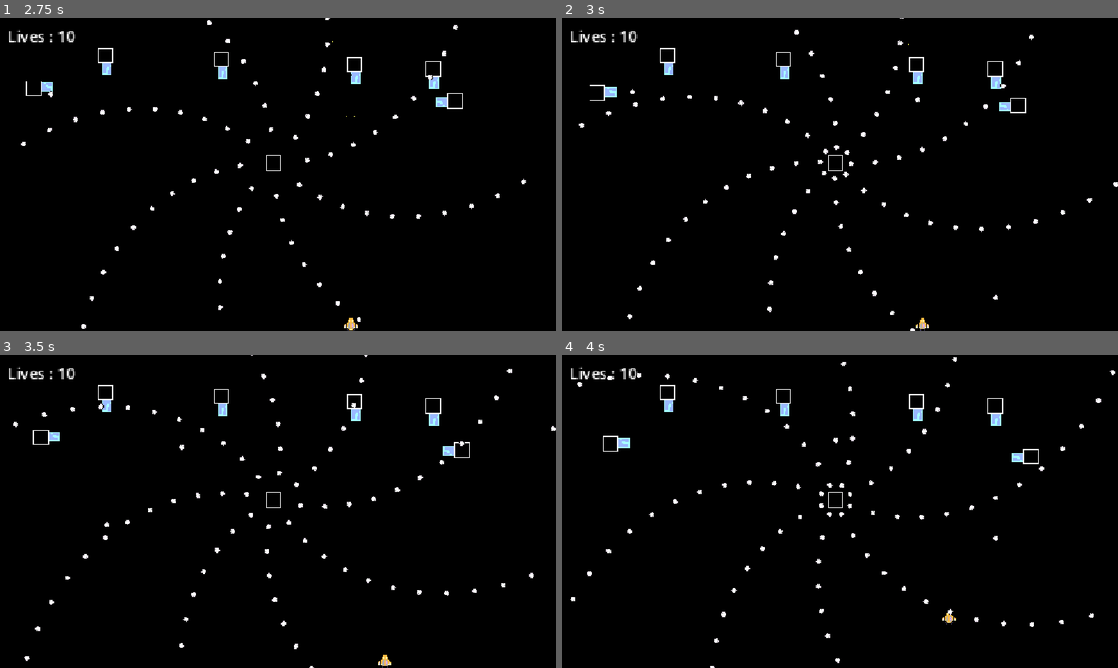
Above: before the commit, frames 1-4 (two rows, left to right).
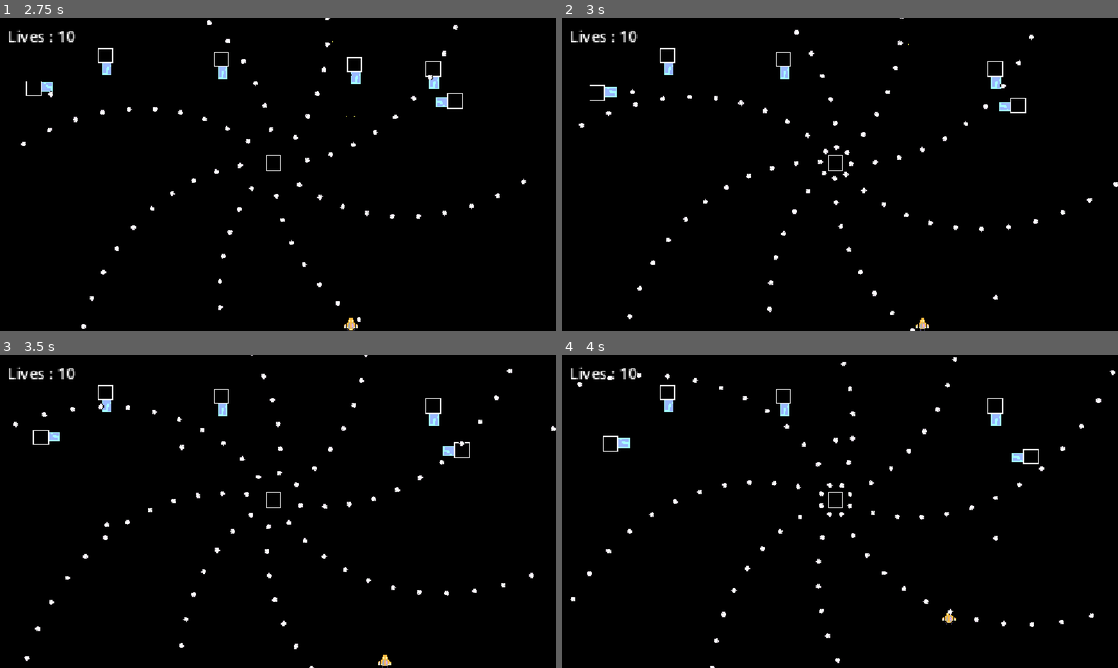
Above: after the commit, the same moments.

Repository: Draftier/Geometric-Invasion-CSS-497
Game: Godot game, scene res://scenes/UI/main_menu.tscn
The game is run twice, just before and just after one commit, with the same random seed, the same clock (stepped at 60 frames per second) and the same inputs.
Inputs:
- Up to frame 1 (2.75 s): click "Singleplayer" at 0.5 s; hold Right (right) 1.28-2.03 s; hold Z (shoot) 1.28-2.03 s; hold Down (down) from 2.03 s (still down); tap Z (shoot) at 2.1 s
- Up to frame 2 (3 s): release Down (down) at 2.78 s; hold Right (right) from 2.78 s (still down); hold Shift (slow) from 2.78 s (still down)
- Up to frame 3 (3.5 s): keep holding Right (right); keep holding Shift (slow); tap Z (shoot) at 3.05 s
- Up to frame 4 (4 s): release Right (right) at 3.53 s; release Shift (slow) at 3.53 s; hold Up (up) from 3.53 s (still down); tap Z (shoot) at 3.6 s

Frame 1 is identical in both runs. In frame 2, 0.1% of the frame differs, in the area x 62-66%, y 12-27%; in frame 3, 0.1%; in frame 4, 0.1%.

Commit message:
Changed collison layers in project settings to have hurtbox and hitbox layers. Changed take damage calls to include damage. Made it so that monitoring and monitorable are set to true/false depending on status in pool to improve performance. Made bullets Node2D's since the only area2d collision detection needed is now hurtbox and hitbox

Diff:
--- a/geometric-invasion/project.godot
+++ b/geometric-invasion/project.godot
@@ -61,12 +61,13 @@
 
 [layer_names]
 
-2d_physics/layer_1="player"
-2d_physics/layer_2="enemies"
-2d_physics/layer_3="player_bullets"
-2d_physics/layer_4="background"
-2d_physics/layer_5="borders"
-2d_physics/layer_6="enemy_bullets"
+2d_physics/layer_1="player_hitbox"
+2d_physics/layer_2="player_hurtbox"
+2d_physics/layer_3="enemy_hitbox"
+2d_physics/layer_4="enemy_hurtbox"
+2d_physics/layer_5="background"
+2d_physics/layer_6="borders"
+2d_physics/layer_7="player_box"
 
 [physics]
 
--- /dev/null
+++ b/geometric-invasion/resources/abilities/laser.tres
@@ -0,0 +1,9 @@
+[gd_resource type="Resource" script_class="Ability_Resource" format=3 uid="uid://dcvn0xsql2of5"]
+
+[ext_resource type="Script" uid="uid://dnq5eqlemi7n0" path="res://scripts/ability/ability_resource_data.gd" id="1_g52c8"]
+
+[resource]
+script = ExtResource("1_g52c8")
+ability_name = "laser"
+active_time = 5.0
+metadata/_custom_type_script = "uid://dnq5eqlemi7n0"
--- a/geometric-invasion/scenes/Ability/ability_base.tscn
+++ b/geometric-invasion/scenes/Ability/ability_base.tscn
@@ -1,8 +1,16 @@
 [gd_scene format=3 uid="uid://wccxcd2hq02v"]
 
+[ext_resource type="Script" uid="uid://brikicp42amp6" path="res://scripts/ability/ability_base.gd" id="1_i1pgg"]
+[ext_resource type="Script" uid="uid://dhan5ja6q4fjx" path="res://scripts/hurt_and_hit_box/hitbox.gd" id="1_o4hci"]
+
 [node name="ability_base" type="Area2D" unique_id=579209498]
-
-[node name="CollisionShape2D" type="CollisionShape2D" parent="." unique_id=399183369]
-position = Vector2(0, -68.5)
+script = ExtResource("1_i1pgg")
 
 [node name="Sprite2D" type="Sprite2D" parent="." unique_id=1089709479]
+
+[node name="Hitbox" type="Area2D" parent="Sprite2D" unique_id=1499273841]
+script = ExtResource("1_o4hci")
+metadata/_custom_type_script = "uid://dhan5ja6q4fjx"
+
+[node name="CollisionShape2D" type="CollisionShape2D" parent="Sprite2D/Hitbox" unique_id=399183369]
+position = Vector2(0, -68.5)
--- a/geometric-invasion/scenes/Enemy/enemy.tscn
+++ b/geometric-invasion/scenes/Enemy/enemy.tscn
@@ -5,6 +5,7 @@
 [ext_resource type="Shader" uid="uid://cqv7cjdn8x0b5" path="res://shaders/flash.tres" id="2_4ra3w"]
 [ext_resource type="Texture2D" uid="uid://du835wqb2j21b" path="res://assets/sprites/bitmap.png" id="4_5uy6h"]
 [ext_resource type="Script" uid="uid://12171bvbqp8w" path="res://scripts/hurt_and_hit_box/hurtbox.gd" id="4_grfqg"]
+[ext_resource type="Script" uid="uid://dhan5ja6q4fjx" path="res://scripts/hurt_and_hit_box/hitbox.gd" id="5_eacat"]
 
 [sub_resource type="ShaderMaterial" id="ShaderMaterial_iywne"]
 resource_local_to_scene = true
@@ -15,7 +16,7 @@
 [sub_resource type="RectangleShape2D" id="RectangleShape2D_8tegq"]
 size = Vector2(14, 14)
 
-[node name="Enemy" type="Area2D" unique_id=1407150366 groups=["enemy"]]
+[node name="Enemy" type="Node2D" unique_id=682992089 groups=["enemy"]]
 position = Vector2(507, 227)
 script = ExtResource("1_5uy6h")
 speed = 100
@@ -27,12 +28,23 @@
 texture = ExtResource("1_7p1mj")
 
 [node name="Hurtbox" type="Area2D" parent="Sprite2D" unique_id=725762865]
-collision_layer = 2
-collision_mask = 5
+collision_layer = 8
+monitorable = false
 script = ExtResource("4_grfqg")
 metadata/_custom_type_script = "uid://12171bvbqp8w"
 
 [node name="CollisionShape2D" type="CollisionShape2D" parent="Sprite2D/Hurtbox" unique_id=1199752919]
+shape = SubResource("RectangleShape2D_8tegq")
+
+[node name="Hitbox" type="Area2D" parent="Sprite2D" unique_id=1414706671]
+collision_layer = 4
+collision_mask = 0
+monitoring = false
+script = ExtResource("5_eacat")
+damage = 1
+metadata/_custom_type_script = "uid://dhan5ja6q4fjx"
+
+[node name="CollisionShape2D" type="CollisionShape2D" parent="Sprite2D/Hitbox" unique_id=667564901]
 shape = SubResource("RectangleShape2D_8tegq")
 
 [node name="PointLight2D" type="PointLight2D" parent="." unique_id=305277508]
--- a/geometric-invasion/scenes/Enemy/obstacle_bullet_base.tscn
+++ b/geometric-invasion/scenes/Enemy/obstacle_bullet_base.tscn
@@ -3,27 +3,38 @@
 [ext_resource type="Script" uid="uid://b83hpbe227thj" path="res://scripts/bullet/bullet.gd" id="1_vgagr"]
 [ext_resource type="Texture2D" uid="uid://blwmetdipeqh6" path="res://assets/sprites/bullet_2.png" id="2_caht2"]
 [ext_resource type="Script" uid="uid://dhan5ja6q4fjx" path="res://scripts/hurt_and_hit_box/hitbox.gd" id="3_q52o3"]
+[ext_resource type="Script" uid="uid://12171bvbqp8w" path="res://scripts/hurt_and_hit_box/hurtbox.gd" id="4_be6pq"]
 
 [sub_resource type="CircleShape2D" id="CircleShape2D_v4deb"]
 radius = 6.0
 
-[node name="obstacle_bullet_base" type="Area2D" unique_id=2052516261]
+[node name="obstacle_bullet_base" type="Node2D" unique_id=963541856]
 scale = Vector2(0.5, 0.5)
-collision_layer = 4
 script = ExtResource("1_vgagr")
 
 [node name="Sprite2D" type="Sprite2D" parent="." unique_id=905764174]
 texture = ExtResource("2_caht2")
 
 [node name="Hitbox" type="Area2D" parent="Sprite2D" unique_id=280840225]
-collision_layer = 32
+collision_layer = 4
+collision_mask = 0
+monitoring = false
 script = ExtResource("3_q52o3")
+damage = 1
 metadata/_custom_type_script = "uid://dhan5ja6q4fjx"
 
 [node name="CollisionShape2D" type="CollisionShape2D" parent="Sprite2D/Hitbox" unique_id=1786711591]
 shape = SubResource("CircleShape2D_v4deb")
 
+[node name="Hurtbox" type="Area2D" parent="Sprite2D" unique_id=1620675658]
+collision_layer = 8
+monitorable = false
+script = ExtResource("4_be6pq")
+metadata/_custom_type_script = "uid://12171bvbqp8w"
+
+[node name="CollisionShape2D" type="CollisionShape2D" parent="Sprite2D/Hurtbox" unique_id=1149197893]
+shape = SubResource("CircleShape2D_v4deb")
+
 [node name="VisibleOnScreenNotifier2D" type="VisibleOnScreenNotifier2D" parent="." unique_id=1619883727]
 
-[connection signal="area_entered" from="." to="." method="_on_area_entered"]
 [connection signal="screen_exited" from="VisibleOnScreenNotifier2D" to="." method="_on_visible_on_screen_notifier_2d_screen_exited"]
--- a/geometric-invasion/scenes/Player/player.tscn
+++ b/geometric-invasion/scenes/Player/player.tscn
@@ -2,14 +2,14 @@
 
 [ext_resource type="Texture2D" uid="uid://da74rc5288inq" path="res://assets/sprites/player.png" id="1_3vyb7"]
 [ext_resource type="Script" uid="uid://ciep42dbk0hr" path="res://scripts/player/player.gd" id="1_g2els"]
-[ext_resource type="Script" uid="uid://dviw3iwulqtp" path="res://scripts/player/player_class.gd" id="2_dqkch"]
+[ext_resource type="Resource" uid="uid://domh45urchay3" path="res://resources/player/destroyer.tres" id="2_a06cl"]
 [ext_resource type="Shader" uid="uid://ccvumau4xgwhx" path="res://shaders/flicker.gdshader" id="4_tuyoq"]
 [ext_resource type="Script" uid="uid://12171bvbqp8w" path="res://scripts/hurt_and_hit_box/hurtbox.gd" id="6_hvfru"]
 [ext_resource type="Texture2D" uid="uid://rjf6qb8ty32e" path="res://assets/sprites/eplosion_1.png" id="6_tuyoq"]
+[ext_resource type="Script" uid="uid://dhan5ja6q4fjx" path="res://scripts/hurt_and_hit_box/hitbox.gd" id="7_dl1wr"]
 
-[sub_resource type="Resource" id="Resource_qhqgy"]
-script = ExtResource("2_dqkch")
-metadata/_custom_type_script = "uid://dviw3iwulqtp"
+[sub_resource type="CircleShape2D" id="CircleShape2D_a06cl"]
+radius = 9.0
 
 [sub_resource type="NoiseTexture2D" id="NoiseTexture2D_g2els"]
 
@@ -73,6 +73,9 @@
 "speed": 7.0
 }]
 
+[sub_resource type="CircleShape2D" id="CircleShape2D_u8vuu"]
+radius = 4.0
+
 [sub_resource type="Animation" id="Animation_tuyoq"]
 length = 0.001
 tracks/0/type = "value"
@@ -110,17 +113,15 @@
 &"flash": SubResource("Animation_fjrip")
 }
 
-[sub_resource type="CircleShape2D" id="CircleShape2D_1tcrw"]
-radius = 9.0
-
-[sub_resource type="CircleShape2D" id="CircleShape2D_u8vuu"]
-radius = 4.0
-
 [node name="Player" type="CharacterBody2D" unique_id=1651887187]
-collision_mask = 16
+collision_layer = 64
+collision_mask = 32
 motion_mode = 1
 script = ExtResource("1_g2els")
-player_class = SubResource("Resource_qhqgy")
+player_class = ExtResource("2_a06cl")
+
+[node name="CollisionShape2D" type="CollisionShape2D" parent="." unique_id=1493186045]
+shape = SubResource("CircleShape2D_a06cl")
 
 [node name="Camera2D" type="Camera2D" parent="." unique_id=1316585369]
 zoom = Vector2(2, 2)
@@ -140,13 +141,29 @@
 material = SubResource("ShaderMaterial_fjrip")
 sprite_frames = SubResource("SpriteFrames_d8ny1")
 
+[node name="Hitbox" type="Area2D" parent="AnimatedSprite2D" unique_id=1759807793]
+collision_mask = 0
+monitoring = false
+script = ExtResource("7_dl1wr")
+metadata/_custom_type_script = "uid://dhan5ja6q4fjx"
+
+[node name="CollisionShape2D" type="CollisionShape2D" parent="AnimatedSprite2D/Hitbox" unique_id=444658364]
+shape = SubResource("CircleShape2D_u8vuu")
+
+[node name="Hurtbox" type="Area2D" parent="AnimatedSprite2D" unique_id=352799352]
+collision_layer = 2
+collision_mask = 4
+monitorable = false
+script = ExtResource("6_hvfru")
+metadata/_custom_type_script = "uid://12171bvbqp8w"
+
+[node name="CollisionShape2D" type="CollisionShape2D" parent="AnimatedSprite2D/Hurtbox" unique_id=37728273]
+shape = SubResource("CircleShape2D_u8vuu")
+
 [node name="AnimationPlayer" type="AnimationPlayer" parent="." unique_id=486387434 groups=["player"]]
 libraries/ = SubResource("AnimationLibrary_smehm")
 
 [node name="guns" type="Node2D" parent="." unique_id=1613688656]
-
-[node name="CollisionShape2D" type="CollisionShape2D" parent="." unique_id=1493186045]
-shape = SubResource("CircleShape2D_1tcrw")
 
 [node name="CanvasLayer" type="CanvasLayer" parent="." unique_id=2130673927]
 follow_viewport_enabled = true
@@ -157,12 +174,4 @@
 offset_right = -234.0
 offset_bottom = -131.0
 
-[node name="Hurtbox" type="Area2D" parent="." unique_id=352799352]
-collision_mask = 34
-script = ExtResource("6_hvfru")
-metadata/_custom_type_script = "uid://12171bvbqp8w"
-
-[node name="CollisionShape2D" type="CollisionShape2D" parent="Hurtbox" unique_id=37728273]
-shape = SubResource("CircleShape2D_u8vuu")
-
 [connection signal="timeout" from="InvulnerabilityTimer" to="." method="_on_invulnerability_timer_timeout"]
--- a/geometric-invasion/scenes/Player/player_bullet.tscn
+++ b/geometric-invasion/scenes/Player/player_bullet.tscn
@@ -9,7 +9,7 @@
 radius = 3.0
 height = 12.0
 
-[node name="Bullet" type="Area2D" unique_id=513227016]
+[node name="Bullet" type="Node2D" unique_id=1218242445]
 scale = Vector2(0.15, 0.15)
 script = ExtResource("1_46jqs")
 
@@ -17,11 +17,9 @@
 texture = ExtResource("1_4g3gs")
 
 [node name="Hitbox" type="Area2D" parent="Sprite2D" unique_id=1017809863]
-collision_layer = 4
-collision_mask = 2
+collision_mask = 0
+monitoring = false
 script = ExtResource("3_gynd6")
-col_layer = 3
-col_mask = 2
 metadata/_custom_type_script = "uid://dhan5ja6q4fjx"
 
 [node name="CollisionShape2D" type="CollisionShape2D" parent="Sprite2D/Hitbox" unique_id=583624272]
--- a/geometric-invasion/scenes/ShootPoint/ShootPoint.tscn
+++ b/geometric-invasion/scenes/ShootPoint/ShootPoint.tscn
@@ -1,7 +1,7 @@
 [gd_scene format=3 uid="uid://c6x6lwc5i2t0i"]
 
 [ext_resource type="Script" uid="uid://4ee0y7owecqv" path="res://scripts/ShootPoint/shoot_point.gd" id="1_p8ncb"]
-[ext_resource type="Resource" uid="uid://rrw2fycu0cb3" path="res://assets/resources/shoot_point/fast_shoot_point.tres" id="2_2ypsg"]
+[ext_resource type="Resource" uid="uid://rrw2fycu0cb3" path="res://resources/shoot_point/fast_shoot_point.tres" id="2_2ypsg"]
 
 [node name="ShootPoint" type="Node2D" unique_id=1529614615]
 script = ExtResource("1_p8ncb")
--- a/geometric-invasion/scenes/game.tscn
+++ b/geometric-invasion/scenes/game.tscn
@@ -6,6 +6,7 @@
 [ext_resource type="Texture2D" uid="uid://bvt77d3gapc08" path="res://assets/sprites/background_1.png" id="4_lbhrr"]
 [ext_resource type="PackedScene" uid="uid://bpouseiggfiit" path="res://scenes/Enemy/fixed_shoot_enemy.tscn" id="6_gee14"]
 [ext_resource type="PackedScene" uid="uid://u1mg53l5kgsv" path="res://scenes/Player/player_default_shooting_style.tscn" id="6_u5sy4"]
+[ext_resource type="Script" uid="uid://dviw3iwulqtp" path="res://scripts/player/player_class.gd" id="7_gee14"]
 [ext_resource type="PackedScene" uid="uid://cu4vxxsdf4l7r" path="res://scenes/Enemy/rotater_shoot_enemy.tscn" id="8_gee14"]
 
 [sub_resource type="TileSetAtlasSource" id="TileSetAtlasSource_iywne"]
@@ -26,6 +27,10 @@
 [sub_resource type="RectangleShape2D" id="RectangleShape2D_iywne"]
 size = Vector2(20, 618)
 
+[sub_resource type="Resource" id="Resource_qhqgy"]
+script = ExtResource("7_gee14")
+metadata/_custom_type_script = "uid://dviw3iwulqtp"
+
 [node name="Game" type="Node2D" unique_id=1466998741]
 metadata/_edit_vertical_guides_ = [-289.0, 239.0]
 metadata/_edit_horizontal_guides_ = [-162.0, 163.0]
@@ -40,6 +45,7 @@
 [node name="Background" type="TileMapLayer" parent="." unique_id=1758883545]
 tile_map_data = PackedByteArray("AADU//b/AAAAAAAAAADd/+H/AAAAAAAAAADd/+L/AAAAAAAAAADd/+P/AAAAAAAAAADd/+T/AAAAAAAAAADd/+ …(61136 unchanged characters)…
 tile_set = SubResource("TileSet_d8ny1")
+collision_enabled = false
 
 [node name="DirectionalLight2D" type="DirectionalLight2D" parent="." unique_id=468229809]
 color = Color(0.6509804, 0.64705884, 0.6313726, 1)
@@ -49,8 +55,8 @@
 [node name="Borders" type="Node2D" parent="." unique_id=83428441]
 
 [node name="top_bottom" type="StaticBody2D" parent="Borders" unique_id=1700781145]
-collision_layer = 16
-collision_mask = 21
+collision_layer = 32
+collision_mask = 0
 
 [node name="CollisionShape2D" type="CollisionShape2D" parent="Borders/top_bottom" unique_id=1249229360]
 position = Vector2(0, -174)
@@ -61,8 +67,8 @@
 shape = SubResource("RectangleShape2D_d8ny1")
 
 [node name="left_right" type="StaticBody2D" parent="Borders" unique_id=2066459629]
-collision_layer = 16
-collision_mask = 21
+collision_layer = 32
+collision_mask = 0
 
 [node name="CollisionShape2D" type="CollisionShape2D" parent="Borders/left_right" unique_id=408583383]
 position = Vector2(-300, 9)
@@ -80,6 +86,7 @@
 
 [node name="Player" parent="." unique_id=1651887187 instance=ExtResource("6_u5sy4")]
 position = Vector2(-1, 114)
+player_class = SubResource("Resource_qhqgy")
 lives = 10
 
 [node name="Enemy" parent="." unique_id=1367146779 instance=ExtResource("6_gee14")]
--- a/geometric-invasion/scripts/ability/ability_base.gd
+++ b/geometric-invasion/scripts/ability/ability_base.gd
@@ -5,7 +5,6 @@
 @export var data : Ability_Resource
 
 var is_charged : bool = true
-var ability_duration : float = 5.0
 
 # Function to activate the ability
 func activate() -> void:
@@ -19,7 +18,7 @@
 	self.visible = true
 
 	# Allow ability to run for duration and after discharge the ability
-	await get_tree().create_timer(ability_duration).timeout
+	await get_tree().create_timer(data.active_time).timeout
 	discharge()
 
 # Function to check if we can activate ability
--- a/geometric-invasion/scripts/ability/laser_ability.gd
+++ b/geometric-invasion/scripts/ability/laser_ability.gd
@@ -1,3 +1 @@
 extends "res://scripts/ability/ability_base.gd"
-
-func activate() -> void:
--- a/geometric-invasion/scripts/bullet/bullet.gd
+++ b/geometric-invasion/scripts/bullet/bullet.gd
@@ -1,10 +1,14 @@
 class_name Bullet
-extends Area2D
+extends Node2D
 
 @export var speed = 250
 @export var shooter : String
 
+
 @onready var level_manager = get_tree().get_first_node_in_group("level_manager")
+
+@onready var bullet_hitbox = $Sprite2D/Hitbox
+@onready var bullet_hurtbox = get_node_or_null("Sprite2D/Hurtbox")
 
 # Will utilize to play some sort of animation on instantiation
 func _ready() -> void:
@@ -43,5 +47,14 @@
 	self.set_block_signals(true)
 	self.set_process(false)
 	self.set_physics_process(false)
+
+	# Modifying monitoring of hitbox and hurtbox trying to see if this improves performance
+	if bullet_hurtbox != null:
+		bullet_hurtbox.monitoring = false
+		bullet_hurtbox.monitorable = false
+
+	bullet_hitbox.monitoring = false
+	bullet_hitbox.monitorable = false
+
 	self.visible = false
 	self.speed = 0
--- a/geometric-invasion/scripts/enemy/base_enemy.gd
+++ b/geometric-invasion/scripts/enemy/base_enemy.gd
@@ -1,5 +1,5 @@
 class_name basic_enemy
-extends Area2D
+extends Node2D
 
 # TODO Make it so that bullet scenes can be varied
 # TODO Tie many variables to a class that inherits some variables, but has things like a rotater
@@ -47,9 +47,9 @@
 
 
 # Function to calculate health and hit upon getting hit by player bullet
-func take_damage() -> void:
+func take_damage(damage : int) -> void:
 	# Subtract one  health
-	health -= 1
+	health -= damage
 
 	# If health zero then free
 	if health == 0:
@@ -88,10 +88,3 @@
 func _on_visible_on_screen_notifier_2d_screen_exited() -> void:
 	death.emit()
 	queue_free()
-
-
-func _on_area_entered(area: Area2D) -> void:
-	# If the enemy hits the player, make player and enemy take damage
-	if area.get_parent().is_in_group("player"):
-		area.get_parent().take_damage()
-		self.take_damage()
--- a/geometric-invasion/scripts/hurt_and_hit_box/hitbox.gd
+++ b/geometric-invasion/scripts/hurt_and_hit_box/hitbox.gd
@@ -1,8 +1,6 @@
 # This class represents a general hitbox utilized for this proejct
-# Collision masks and layers changed in editor for ease of use
 class_name Hitbox
 extends Area2D
 
-
 # This variable is utilized to determine how much damage the hitbox will deal
 @export var damage := 10
--- a/geometric-invasion/scripts/hurt_and_hit_box/hurtbox.gd
+++ b/geometric-invasion/scripts/hurt_and_hit_box/hurtbox.gd
@@ -1,6 +1,5 @@
 # This class represents a hurtbox used to detect what hitbo has interacted with an entity
 # And check if that hitbox should interact with this entity
-# Collision masks and layers changed in editor for ease of use
 class_name Hurtbox
 extends Area2D
 
@@ -13,6 +12,7 @@
 
 # Function to check what hitbox the hurtbox has detected and deal damage to the hitbox
 func _on_area_entered(hitbox: Hitbox) -> void:
+	# print(owner)
 	# Initial check to see if null
 	if hitbox == null:
 		return
@@ -21,11 +21,10 @@
 
 	# Checks to see if owner node has any function that hurtbox can dish out
 	if owner.has_method("take_damage"):
-		owner.take_damage()
+		owner.take_damage(hitbox.damage)
 		if hitbox.owner is Bullet:
 			hitbox.owner.level_manager.call_deferred("add_to_pool", hitbox.owner)
-	elif owner.has_method("destroy"):
-		owner.destroy()
-
-
+	elif hitbox.owner is Ability:
+		if hitbox.owner.data.name == "laser" or hitbox.owner.data.name == "shield":
+			hitbox.owner.queue_free()
 	pass
--- a/geometric-invasion/scripts/level_manager/level_manager.gd
+++ b/geometric-invasion/scripts/level_manager/level_manager.gd
@@ -22,7 +22,7 @@
 var current_time
 
 # Variables to store bullets
-var max_bullet_count : int = 640
+var max_bullet_count : int = 1000
 var bullets : Array [ Bullet ]
 
 # Preloading basic bullets for initial pooling
@@ -61,6 +61,12 @@
 	object.visible = true
 	object.set_block_signals(false)
 
+	if type == "player":
+		object.bullet_hitbox.monitorable = true
+	elif type == "enemy":
+		object.bullet_hurtbox.monitoring = true
+		object.bullet_hitbox.monitorable = true
+
 	# Return reference to bullet
 	return object
 
@@ -70,16 +76,17 @@
 		# Initialization for enemy bullets
 		var bullet : Bullet = basic_enemy_bullet.instantiate()
 		bullet.shooter = "enemy"
+		pool_node.add_child(bullet)
 		add_to_pool(bullet)
-		pool_node.add_child(bullet)
 
 		# Interleave a player bullet every 2 enemy bullets
 		if (i + 1 ) % 2 == 0:
 			# Initialization for player bullets
 			var player_bullet = basic_player_bullet.instantiate()
 			player_bullet.shooter = "player"
+			pool_node.add_child(player_bullet)
 			add_to_pool(player_bullet)
-			pool_node.add_child(player_bullet)
+
 
 func _ready() -> void:
 	# Call to initialize pool
--- a/geometric-invasion/scripts/player/player.gd
+++ b/geometric-invasion/scripts/player/player.gd
@@ -38,6 +38,7 @@
 
 	# Apply velocity to player
 	move_and_slide()
+	print(get_slide_collision_count())
 
 	if invulnerable == true:
 		$AnimationPlayer.play("flash")
@@ -57,10 +58,10 @@
 	pass
 
 # Function that allows the player to take damage
-func take_damage() -> void:
+func take_damage(damage : int) -> void:
 	#print("hit")
 	if invulnerable == false and lives > 0:
-		lives -= 1
+		lives -= damage
 		invulnerable = true
 		$CanvasLayer/Label.text = "Lives : " + str(lives)
 		var timer = get_tree().create_timer(0.7)
Renamed: geometric-invasion/assets/resources/player/destroyer.tres -> geometric-invasion/resources/player/destroyer.tres
Renamed: geometric-invasion/assets/resources/shoot_point/fast_shoot_point.tres -> geometric-invasion/resources/shoot_point/fast_shoot_point.tres
